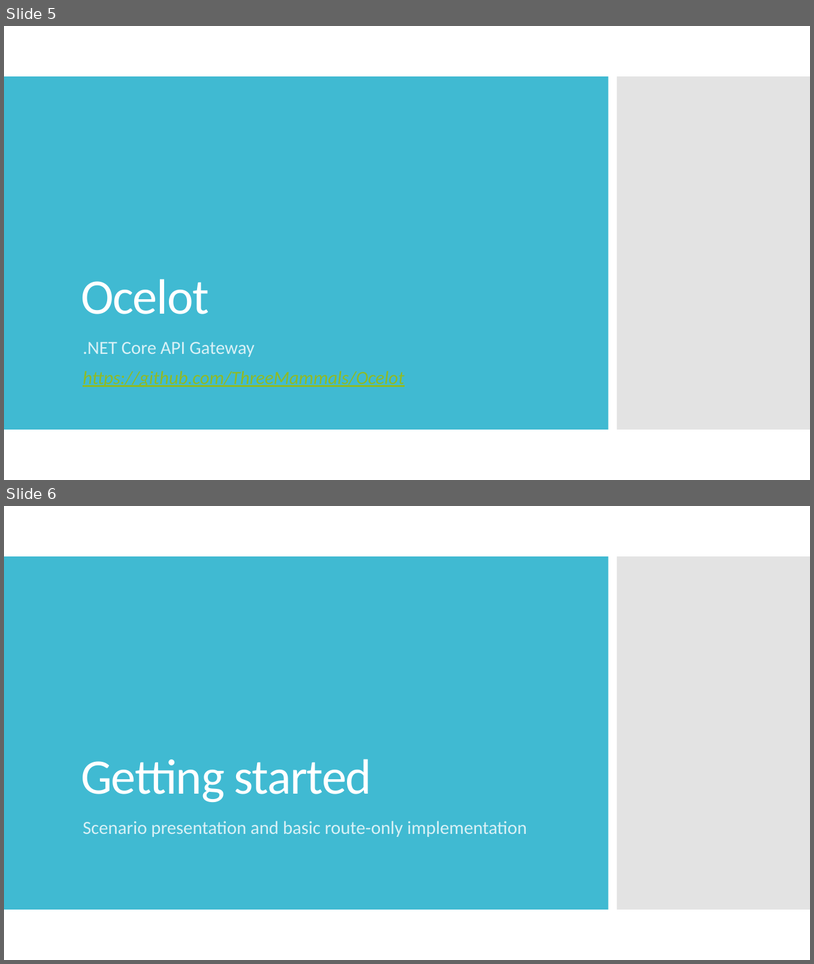
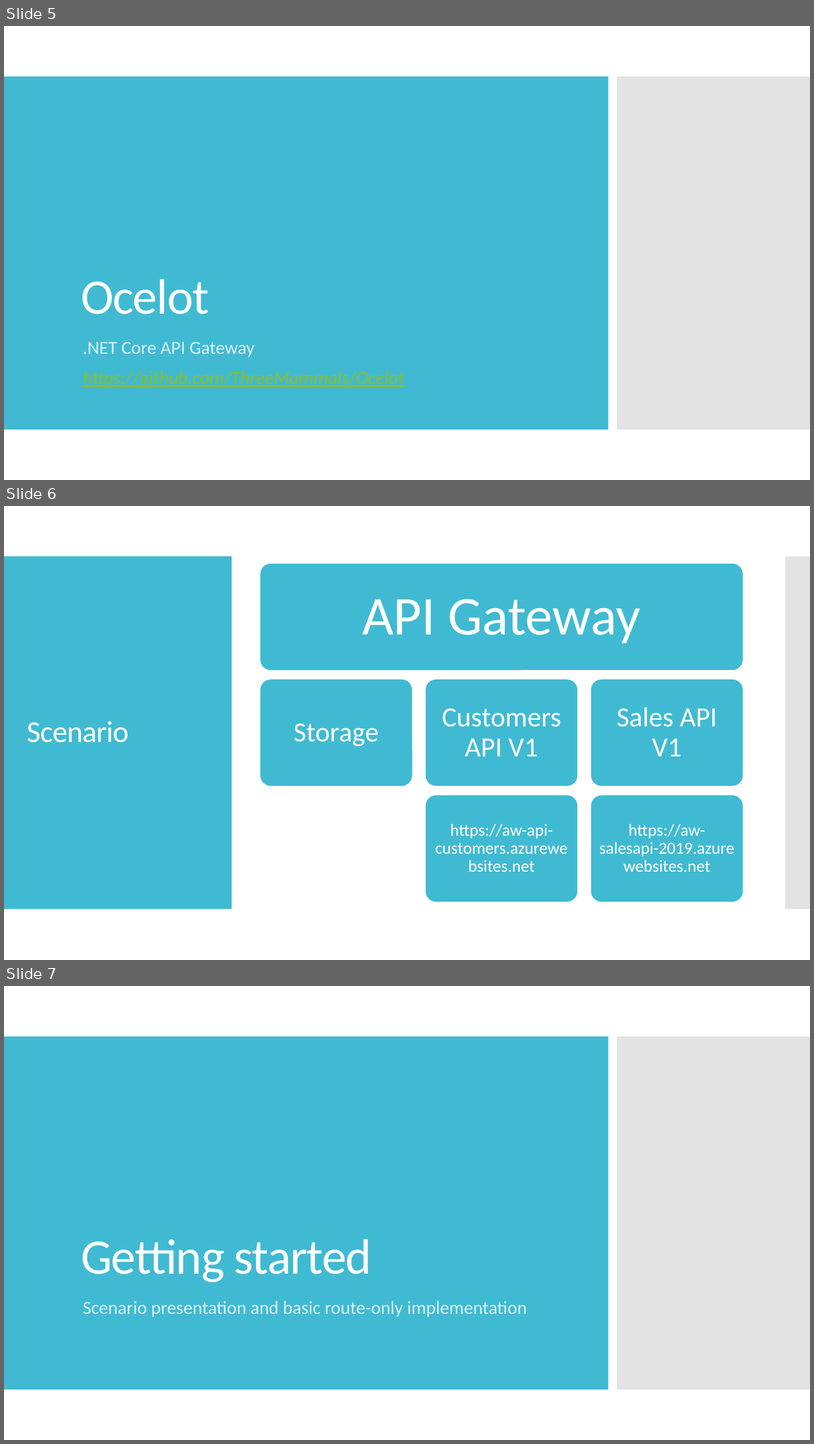
Before and after one commit to childotg/Events.2019, a slide deck: 190515 - DotNext @Saint Petersburg/API Gateway made easy with Ocelot and Containers.pptx. Shown one above the other, each under a label of ours: slides 5 and 6 before the commit, slides 5, 6 and 7 after it. The pictures are 814x964 and 814x1444 pixels, drawn with LibreOffice and Linux fonts; fonts in the diff are those of the drawing. Boxes give left, top, right and bottom in pixels: in the first picture for what was removed or moved away, otherwise in the second. Text is boxed around its words. In the diff, an @@ line names an element or a change of style, - is before the commit and + after.

```diff
--- a/190515 - DotNext @Saint Petersburg/API Gateway made easy with Ocelot and Containers.pptx
+++ b/190515 - DotNext @Saint Petersburg/API Gateway made easy with Ocelot and Containers.pptx
@@ slide 6 added at (x1=4, y1=506, x2=810, y2=960), background #FFFFFF @@
@@ rectangle added at (x1=4, y1=556, x2=232, y2=909), fill #40BAD2 @@
@@ rectangle added at (x1=786, y1=556, x2=810, y2=909), fill #C8C8C8 at 50% opacity @@
@@ title added at (x1=27, y1=721, x2=129, y2=742), 36 pt, text #FFFFFF @@
+Scenario
@@ group added at (x1=260, y1=563, x2=743, y2=901): 6 rounded rectangles, 6 texts @@
+API Gateway
+Storage
+Customers API V1
+https://aw-api-customers.azurewebsites.net
+Sales API V1
+https://aw-salesapi-2019.azurewebsites.net
@@ what was slide 6 is now slide 7 @@
```
Also in this commit, not shown: 1 slide changed.
